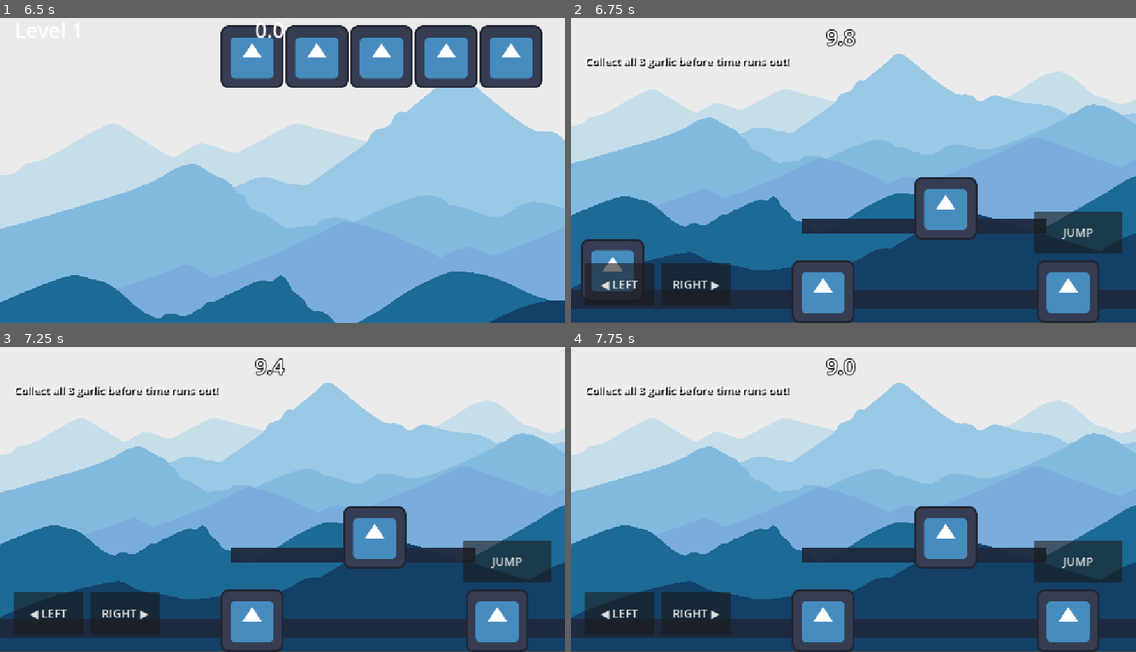
Above: before the commit, frames 1-4 (two rows, left to right).
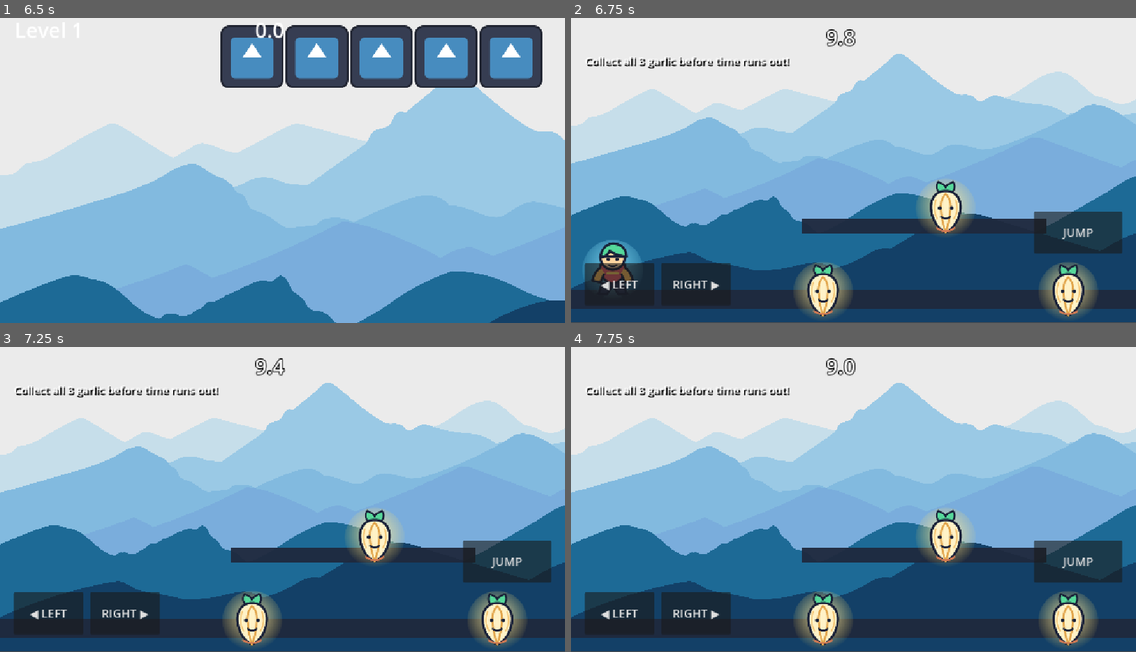
Above: after the commit, the same moments.

Repository: costachestefy90-source/WarioGame
Game: Godot game, scene res://Scenes/title_screen.tscn
Two runs of this game, one before a commit and one after it. Both use one fixed random seed, a clock stepped at 60 frames per second and the inputs below. The engine's default icon, where the game draws it, is replaced by a stand-in: a white triangle on a blue panel in a dark square.
Inputs (mouse positions are in pixels of both pictures, inside the frame that each line leads up to):
- Up to frame 1 (6.5 s): click "Start Game" at 0.5 s; tap Enter (ui_accept) at 1.25, 1.52, 2.27, 3.77, 4.52, 5.27 s; move the mouse to (406, 149) at 1.27 s; hold Right (ui_right) 1.28-2.78 s; tap Alt every 1.5 s from 1.35 to 5.85 s; click (406, 149) at 1.42 s; move the mouse to (169, 179) at 2.02 s; tap Shift at 2.1, 3.6, 5.1 s; move the mouse to (339, 94) at 2.77 s; hold Left (ui_left) 2.78-3.53 s; move the mouse to (254, 228) at 3.52 s; hold Right (ui_right) 3.53-5.03 s; click (254, 228) at 3.67 s; move the mouse to (452, 213) at 4.27 s; move the mouse to (113, 115) at 5.02 s; hold Left (ui_left) 5.03-5.78 s; move the mouse to (310, 164) at 5.77 s; hold Right (ui_right) from 5.78 s (still down); click (310, 164) at 5.92 s
- Up to frame 2 (6.75 s): move the mouse to (768, 85) at 6.52 s; release Right (ui_right) at 6.53 s; hold Left (ui_left) from 6.53 s (still down); tap Shift at 6.6 s
- Up to frame 3 (7.25 s): keep holding Left (ui_left); tap Enter (ui_accept) at 6.77 s
- Up to frame 4 (7.75 s): keep holding Left (ui_left); move the mouse to (977, 478) at 7.27 s; tap Alt at 7.35 s; tap Enter (ui_accept) at 7.52 s

Frame 1 is identical in both runs. In frame 2, 7.3% of the frame differs, in the area x 1-94%, y 52-100%; in frame 3, 5.9%; in frame 4, 5.9%.

Commit message:
Replace default gameplay art with original assets

Diff:
--- a/thebest-wariogameevermade/Minigame_2.tscn
+++ b/thebest-wariogameevermade/Minigame_2.tscn
@@ -3,7 +3,7 @@
 [ext_resource type="Script" path="res://minigame_2.gd" id="1_root"]
 [ext_resource type="PackedScene" path="res://themed_timer.tscn" id="2_timer"]
 [ext_resource type="PackedScene" path="res://background.tscn" id="3_background"]
-[ext_resource type="Texture2D" path="res://icon.svg" id="4_garlic"]
+[ext_resource type="Texture2D" path="res://assets/garlic-target.svg" id="4_garlic"]
 [ext_resource type="Script" path="res://button.gd" id="5_button"]
 
 [node name="Minigame_2" type="Node2D"]
--- a/thebest-wariogameevermade/Player.tscn
+++ b/thebest-wariogameevermade/Player.tscn
@@ -1,7 +1,7 @@
 [gd_scene format=3 uid="uid://cqm2errc224ba"]
 
 [ext_resource type="Script" uid="uid://cvuyg4abjl0yt" path="res://player.gd" id="1_xhfnw"]
-[ext_resource type="Texture2D" uid="uid://bhcntd80q17e5" path="res://icon.svg" id="2_kpjcp"]
+[ext_resource type="Texture2D" path="res://assets/player.svg" id="2_kpjcp"]
 
 [sub_resource type="CircleShape2D" id="CircleShape2D_gi7k6"]
 radius = 40.0
--- /dev/null
+++ b/thebest-wariogameevermade/assets/garlic-target.svg
@@ -0,0 +1,19 @@
+<svg xmlns="http://www.w3.org/2000/svg" width="128" height="128" viewBox="0 0 128 128">
+<defs>
+<radialGradient id="halo" cx="50%" cy="45%" r="55%">
+<stop offset="0" stop-color="#fff9c8" stop-opacity=".9"/>
+<stop offset="1" stop-color="#ffd95a" stop-opacity="0"/>
+</radialGradient>
+</defs>
+<circle cx="64" cy="64" r="61" fill="url(#halo)"/>
+<path d="M49 29C44 22 45 15 49 9c6 5 13 5 15 12 2-7 9-7 15-12 4 6 5 13 0 20" fill="#56d89a" stroke="#182038" stroke-width="4" stroke-linejoin="round"/>
+<path d="M64 28C46 27 33 42 34 63c1 21 12 42 30 50 18-8 29-29 30-50 1-21-12-36-30-35Z" fill="#fff2c7" stroke="#182038" stroke-width="5"/>
+<path d="M64 34c-9 9-11 21-9 36 1 17 5 31 9 43" fill="none" stroke="#e2a64d" stroke-width="4" stroke-linecap="round"/>
+<path d="M64 34c9 9 11 21 9 36-1 17-5 31-9 43" fill="none" stroke="#e2a64d" stroke-width="4" stroke-linecap="round"/>
+<path d="M44 46c-5 15-4 27 3 39" fill="none" stroke="#f5c879" stroke-width="3" stroke-linecap="round"/>
+<path d="M84 46c5 15 4 27-3 39" fill="none" stroke="#f5c879" stroke-width="3" stroke-linecap="round"/>
+<circle cx="52" cy="63" r="4" fill="#182038"/>
+<circle cx="76" cy="63" r="4" fill="#182038"/>
+<path d="M55 81q9 7 18 0" fill="none" stroke="#182038" stroke-width="4" stroke-linecap="round"/>
+<path d="M46 104q18 12 36 0" fill="none" stroke="#d27a54" stroke-width="4" stroke-linecap="round"/>
+</svg>
--- /dev/null
+++ b/thebest-wariogameevermade/assets/player.svg
@@ -0,0 +1,20 @@
+<svg xmlns="http://www.w3.org/2000/svg" width="128" height="128" viewBox="0 0 128 128">
+<defs>
+<radialGradient id="glow" cx="50%" cy="40%" r="60%">
+<stop offset="0" stop-color="#8be9ff" stop-opacity=".8"/>
+<stop offset="1" stop-color="#8be9ff" stop-opacity="0"/>
+</radialGradient>
+</defs>
+<circle cx="64" cy="64" r="62" fill="url(#glow)"/>
+<path d="M43 89 35 113h18l11-18 11 18h18l-8-24" fill="#26304d" stroke="#182038" stroke-width="5" stroke-linejoin="round"/>
+<path d="M39 53c-2 17 2 31 25 40 23-9 27-23 25-40Z" fill="#e85c63" stroke="#182038" stroke-width="5"/>
+<path d="M39 59c-10 7-14 15-16 27l16 3 8-18" fill="#ffbc58" stroke="#182038" stroke-width="5" stroke-linejoin="round"/>
+<path d="M89 59c10 7 14 15 16 27l-16 3-8-18" fill="#ffbc58" stroke="#182038" stroke-width="5" stroke-linejoin="round"/>
+<circle cx="64" cy="38" r="25" fill="#ffd6a0" stroke="#182038" stroke-width="5"/>
+<path d="M39 38c3-23 18-32 37-26 9 3 15 10 16 24-13-1-24-4-34-11-4 8-10 12-19 13Z" fill="#55d89a" stroke="#182038" stroke-width="5" stroke-linejoin="round"/>
+<path d="M40 36h48" stroke="#182038" stroke-width="5" stroke-linecap="round"/>
+<circle cx="55" cy="42" r="3.5" fill="#182038"/>
+<circle cx="73" cy="42" r="3.5" fill="#182038"/>
+<path d="M56 54q8 5 16 0" fill="none" stroke="#182038" stroke-width="3.5" stroke-linecap="round"/>
+<path d="M54 70h20" stroke="#ffd35a" stroke-width="5" stroke-linecap="round"/>
+</svg>
--- a/thebest-wariogameevermade/minigame_1.tscn
+++ b/thebest-wariogameevermade/minigame_1.tscn
@@ -2,7 +2,7 @@
 
 [ext_resource type="Script" uid="uid://dm12clsv4g5xl" path="res://minigame_1.gd" id="1_0hvi2"]
 [ext_resource type="PackedScene" uid="uid://cqm2errc224ba" path="res://Player.tscn" id="1_gi7k6"]
-[ext_resource type="Texture2D" uid="uid://bhcntd80q17e5" path="res://icon.svg" id="2_0hvi2"]
+[ext_resource type="Texture2D" path="res://assets/garlic-target.svg" id="2_0hvi2"]
 [ext_resource type="PackedScene" uid="uid://e04uile2a0c3" path="res://background.tscn" id="2_r6gmb"]
 [ext_resource type="Script" path="res://garlic.gd" id="3_garlic"]
 [ext_resource type="PackedScene" path="res://themed_timer.tscn" id="4_timer"]
Not shown, added: thebest-wariogameevermade/assets/garlic-target.svg.import
Not shown, added: thebest-wariogameevermade/assets/player.svg.import
Not shown, changed: README.md
